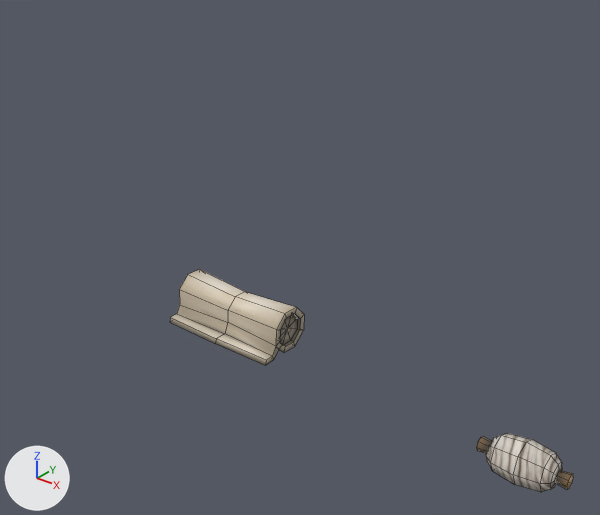
A saved change to the Blender file Assets/ReferencedData/Client/Meshes-2015/Furniture/spining-machine1-dev.blend.
Before and after are seen from a 50 mm lens placed at (3.01, -3.22, 2.68), pointed at (0.29, 0.18, 0.58). The lights are fixed; the arrows at lower left show +X, +Y and +Z. Mesh edges are drawn as thin lines.

The first picture shows 'Circle', 'Thread'.
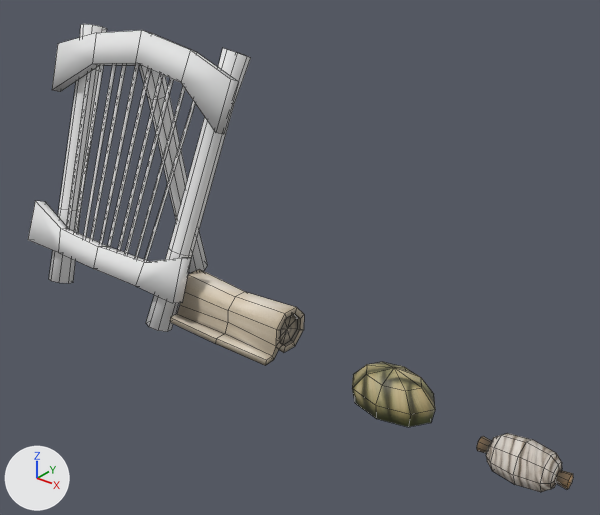
Diff of the bpy script that builds the scene:
```diff
--- a/Assets/ReferencedData/Client/Meshes-2015/Furniture/spining-machine1-dev.blend.py
+++ b/Assets/ReferencedData/Client/Meshes-2015/Furniture/spining-machine1-dev.blend.py
@@ ob_flax_fiber @@
 ob_flax_fiber.location = (0.23, 0.691, 0.478)
-ob_flax_fiber.hide_viewport = True
@@ ob_spining_machine @@
 ob_spining_machine.location = (-1.002, 0.0, 0.0)
-ob_spining_machine.hide_viewport = True
```

Where the change shows, as pixel boxes (x1, y1, x2, y2) in the pictures (600 x 515 px):
'spining machine', shown
    after: (28, 24, 251, 332)
'Flax-fiber', shown (yellow)
    after: (352, 362, 435, 427)
